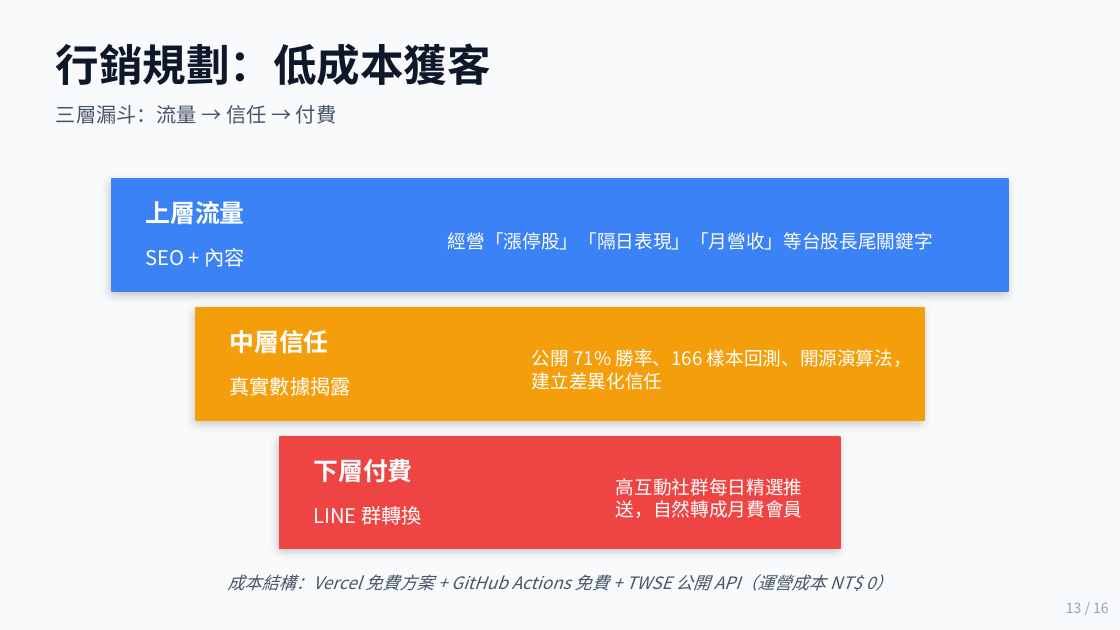
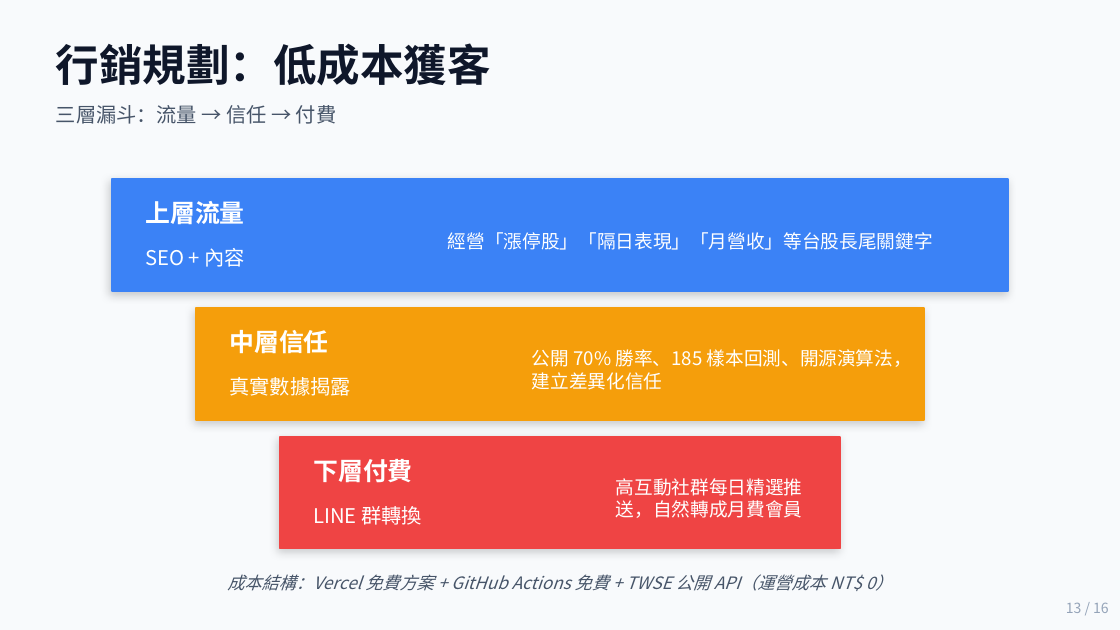
Before and after one commit to Kevin-Power/limit-up-radar, a slide deck: slide 13 of proposal/股文觀指_商業簡報.pptx. Drawn at 1120x630 pixels with LibreOffice and Linux fonts; fonts in the diff are those of the drawing. Boxes give left, top, right and bottom in pixels: in the first picture for what was removed or moved away, otherwise in the second. Text is boxed around its words. In the diff, an @@ line names an element or a change of style, - is before the commit and + after.

```diff
--- a/proposal/股文觀指_商業簡報.pptx
+++ b/proposal/股文觀指_商業簡報.pptx
@@ text at [532,349,912,390]: text changed @@
-公開 71% 勝率、166 樣本回測、開源演算法，建立差異化信任
+公開 70% 勝率、185 樣本回測、開源演算法，建立差異化信任
```
Also in this commit, not shown: 5 other slides changed, 3 other files.
